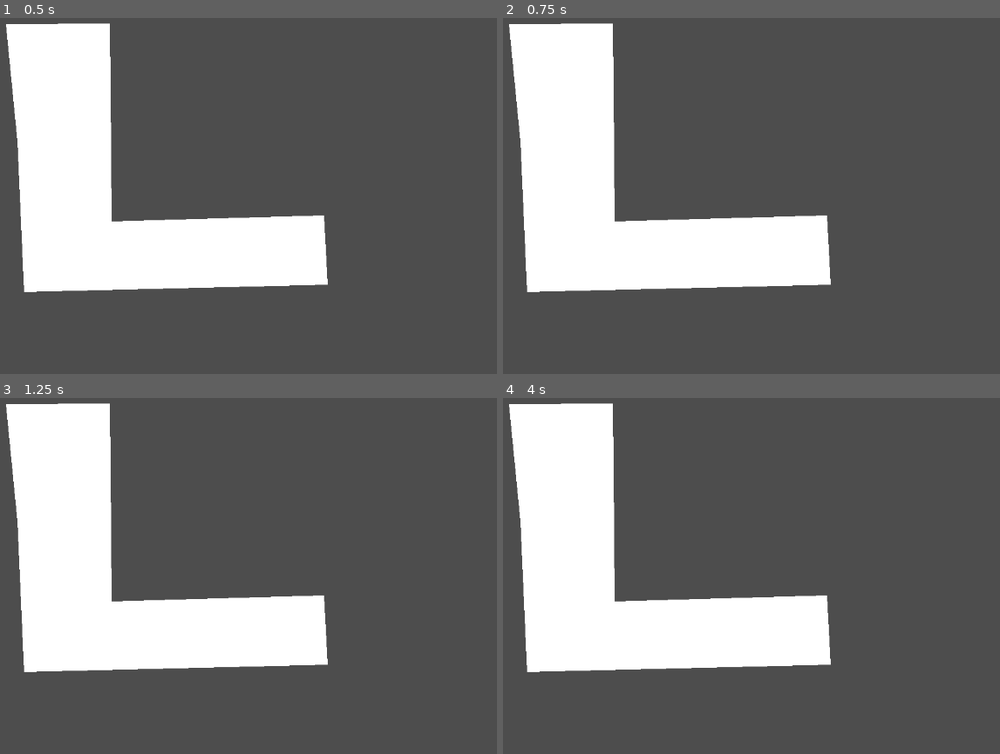
Above: before the commit, frames 1-4 (two rows, left to right).
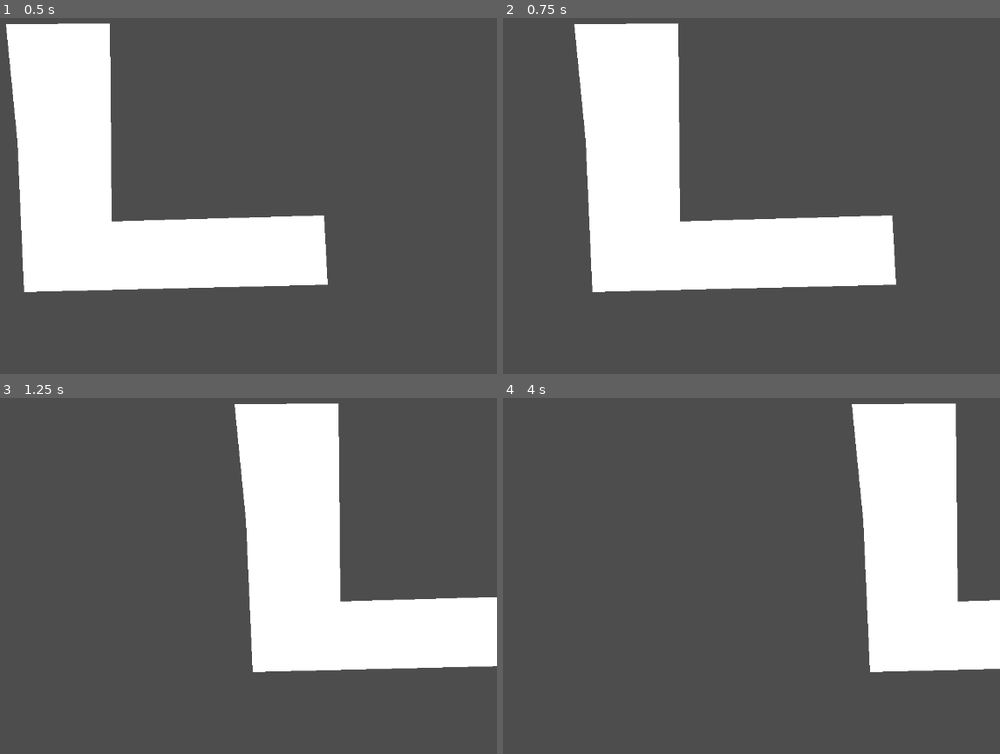
Above: after the commit, the same moments.

Repository: Kauzoo/RainDrain
Game: Godot game, scene res://Scenes/test.tscn
Same seed, same stepped clock (60 frames per second), same inputs: the game is played once before the commit and once after it.
Inputs:
- Up to frame 1 (0.5 s): no input
- Up to frame 2 (0.75 s): tap Enter at 0.5 s; hold Right (ui_right) from 0.53 s (still down)
- Up to frame 3 (1.25 s): keep holding Right (ui_right)
- Up to frame 4 (4 s): release Right (ui_right) at 1.28 s; hold Down (ui_down) 1.28-2.03 s; hold Right (ui_right) 2.03-2.78 s; tap Space at 2.75 s; hold Up (ui_up) 2.78-3.53 s; tap Enter at 3.5 s; hold Left (ui_left) from 3.53 s (still down)

Frame 1 is identical in both runs. In frame 2, 20% of the frame differs, in the area x 1-80%, y 1-78%; in frame 3, 37%; in frame 4, 39%, in the area x 1-100%, y 1-78%.

Commit message:
Added character movement script; TODO: embed in grid

Diff:
--- /dev/null
+++ b/Scenes/Polygon2D.gd
@@ -0,0 +1,31 @@
+extends Polygon2D
+
+# Global Constants #
+var X_INCREMENT = 180
+var Y_INCREMENT = 320
+var X_DIRECTION =   0
+var Y_DIRECTION =   0
+var SPEED       =   3
+####################
+
+# Methods #
+func _process(delta): ## change to delta if perma movement
+	if Input.is_action_just_pressed("ui_left")  and X_DIRECTION == 0:
+		Y_DIRECTION =  0
+		X_DIRECTION = -1
+	if Input.is_action_just_pressed("ui_right") and X_DIRECTION == 0:
+		Y_DIRECTION =  0
+		X_DIRECTION =  1
+	if Input.is_action_just_pressed("ui_up")    and Y_DIRECTION == 0:
+		X_DIRECTION =  0
+		Y_DIRECTION = -1
+	if Input.is_action_just_pressed("ui_down")  and Y_DIRECTION == 0:
+		X_DIRECTION =  0
+		Y_DIRECTION =  1
+	## For perma movement, uncomment the next line
+	position += (SPEED * Vector2(X_DIRECTION * X_INCREMENT * delta, Y_DIRECTION * Y_INCREMENT * delta))
+	#position += Vector2(X_DIRECTION * X_INCREMENT, Y_DIRECTION * Y_INCREMENT)
+	#X_DIRECTION = 0
+	#Y_DIRECTION = 0
+	return
+###########
--- a/Scenes/test.tscn
+++ b/Scenes/test.tscn
@@ -1,6 +1,7 @@
-[gd_scene load_steps=2 format=3 uid="uid://dtbmllsojhc73"]
+[gd_scene load_steps=3 format=3 uid="uid://dtbmllsojhc73"]
 
 [ext_resource type="Script" path="res://Scripts/HelloWorld.gd" id="1_g2wp7"]
+[ext_resource type="Script" path="res://Scenes/Polygon2D.gd" id="2_srjpo"]
 
 [node name="Node2D" type="Node2D"]
 
@@ -9,3 +10,4 @@
 
 [node name="Polygon2D" type="Polygon2D" parent="."]
 polygon = PackedVector2Array(-217, -62, -206, 188, 296, 176, 290, 61, -61, 71, -64, -257, -236, -256)
+script = ExtResource("2_srjpo")
--- a/Scripts/HelloWorld.gd
+++ b/Scripts/HelloWorld.gd
@@ -9,5 +9,5 @@
 
 
 # Called every frame. 'delta' is the elapsed time since the previous frame.
-func _process(delta):
+func _process(_delta):
 	pass
--- /dev/null
+++ b/Scripts/character_movement.gd
@@ -0,0 +1,32 @@
+extends Node # Change to wanted Node (character/player)
+
+# Global Constants #
+var X_INCREMENT = 180
+var Y_INCREMENT = 320
+var X_DIRECTION =   0
+var Y_DIRECTION =   0
+var SPEED       =   3
+####################
+
+# Methods #
+func _process(delta): ## change to delta if perma movement
+	# TODO: implement "smooth" snake movement
+	if Input.is_action_just_pressed("ui_left")  and X_DIRECTION == 0:
+		Y_DIRECTION =  0
+		X_DIRECTION = -1
+	if Input.is_action_just_pressed("ui_right") and X_DIRECTION == 0:
+		Y_DIRECTION =  0
+		X_DIRECTION =  1
+	if Input.is_action_just_pressed("ui_up")    and Y_DIRECTION == 0:
+		X_DIRECTION =  0
+		Y_DIRECTION = -1
+	if Input.is_action_just_pressed("ui_down")  and Y_DIRECTION == 0:
+		X_DIRECTION =  0
+		Y_DIRECTION =  1
+	## For perma movement, uncomment the next line
+	position += (SPEED * Vector2(X_DIRECTION * X_INCREMENT * delta, Y_DIRECTION * Y_INCREMENT * delta))
+	#position += Vector2(X_DIRECTION * X_INCREMENT, Y_DIRECTION * Y_INCREMENT)
+	#X_DIRECTION = 0
+	#Y_DIRECTION = 0
+	return
+###########
